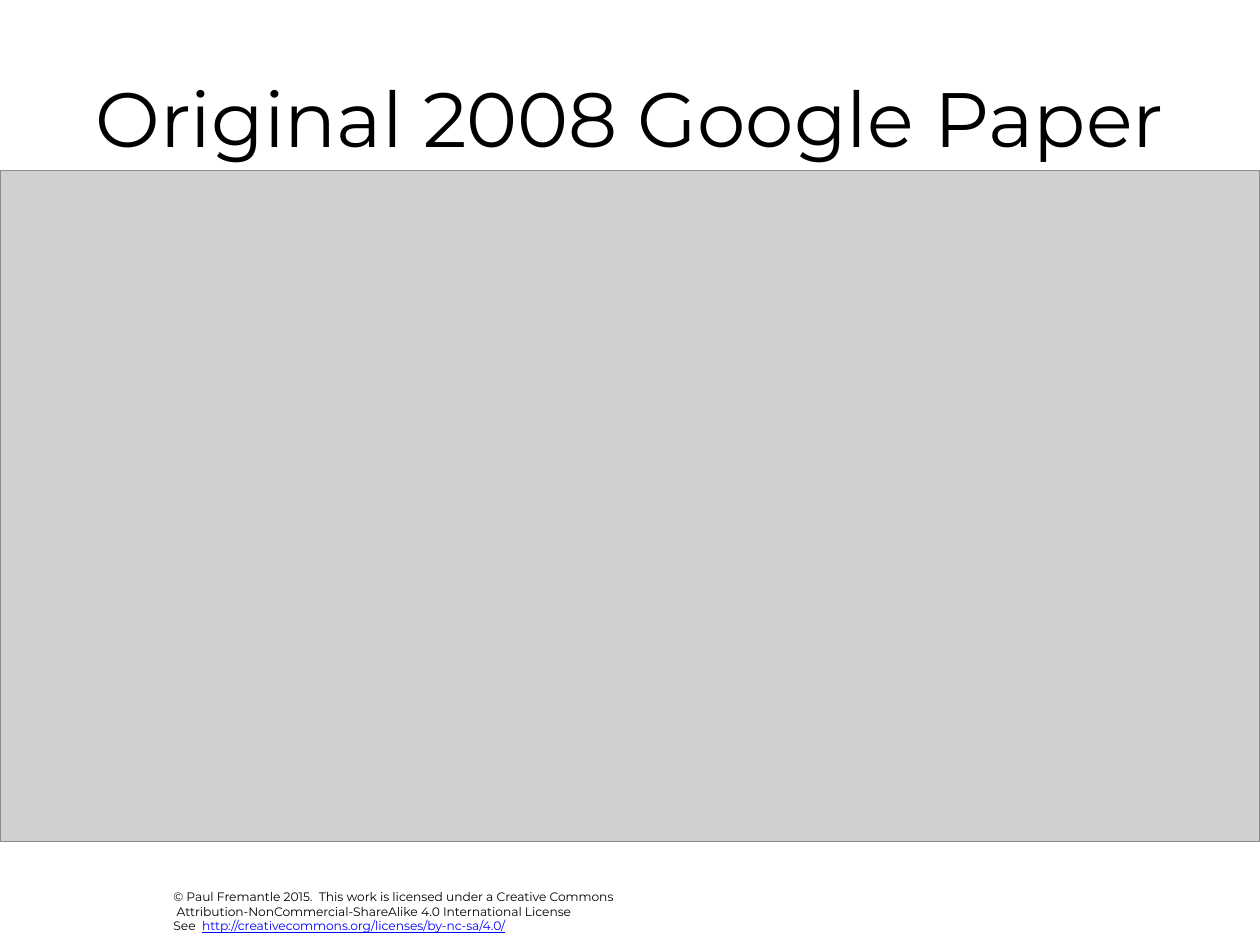
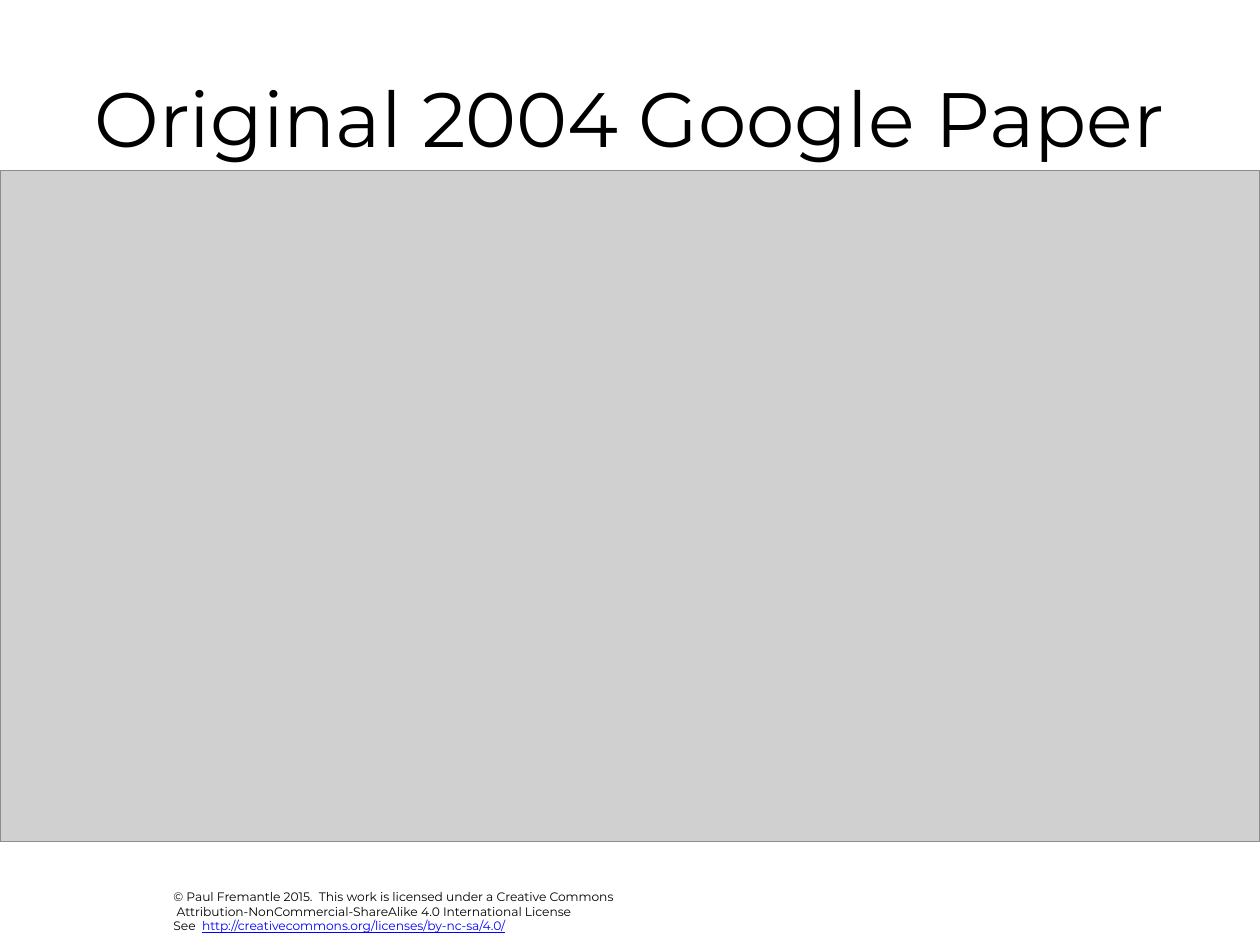
Before and after one commit to julieweeds/BigData, a slide deck: slide 7 of pres-source/02-map-reduce.pptx (slide 3 before the commit). Drawn at 1260x945 pixels with LibreOffice and Linux fonts; fonts in the diff are those of the drawing; grey boxes stand for pictures; background and template pictures are left out. Boxes give left, top, right and bottom in pixels: in the first picture for what was removed or moved away, otherwise in the second. Text is boxed around its words. In the diff, an @@ line names an element or a change of style, - is before the commit and + after.

```diff
--- a/pres-source/02-map-reduce.pptx
+++ b/pres-source/02-map-reduce.pptx
@@ title at (95,90,1164,163): text changed @@
-Original 2008 Google Paper
+Original 2004 Google Paper
```
Also in this commit, not shown: 5 other slides changed, 10 slides added, 3 other files.
